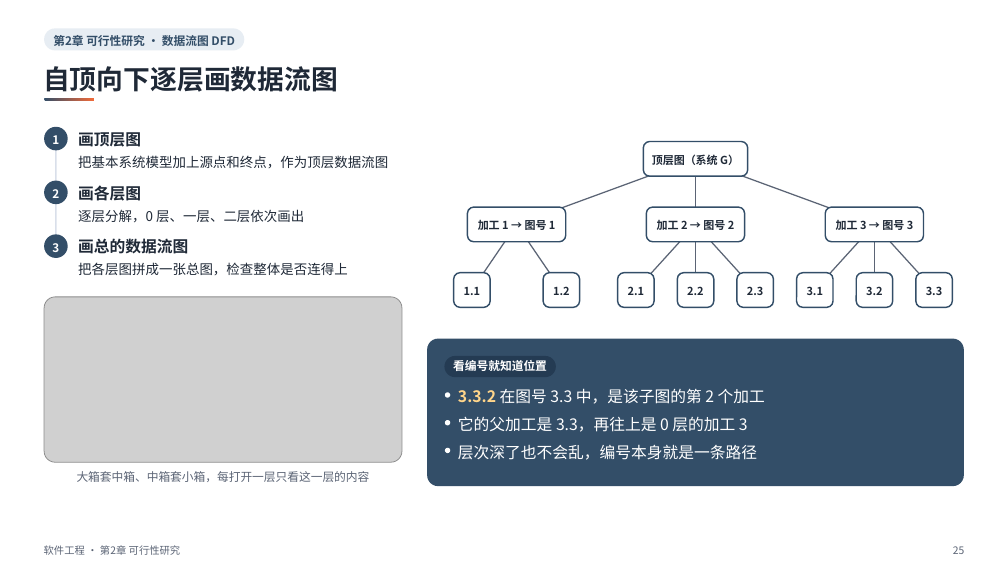
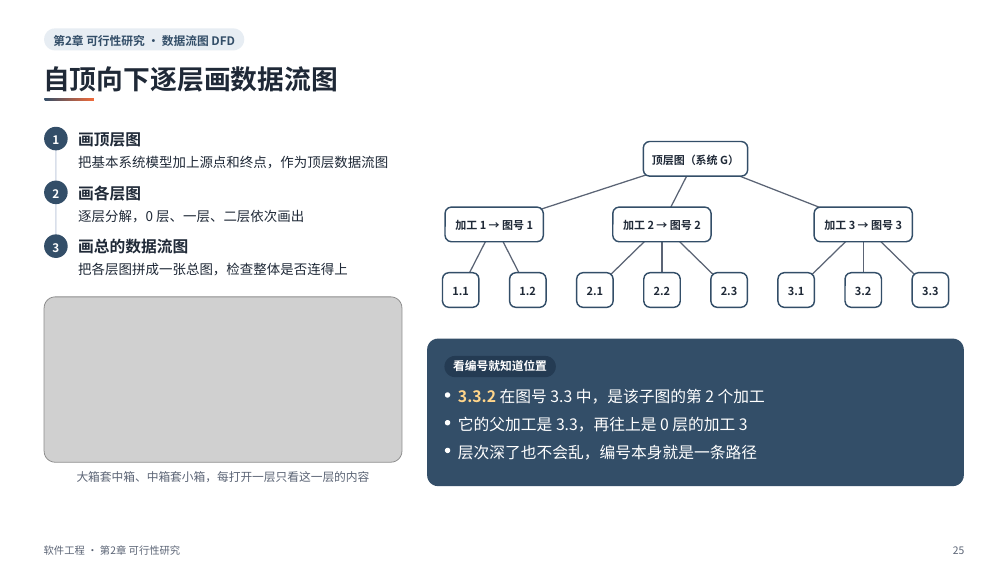
Before and after one commit to sweetcornna/JLU-remake, a slide deck: slide 25 of 大三上/软件工程/重制版PPT/第2章 可行性研究（重制版）.pptx. Drawn at 1008x567 pixels with LibreOffice and Linux fonts; fonts in the diff are those of the drawing; grey boxes stand for pictures. Boxes give left, top, right and bottom in pixels: in the first picture for what was removed or moved away, otherwise in the second. Text is boxed around its words. In the diff, an @@ line names an element or a change of style, - is before the commit and + after.

```diff
--- a/大三上/软件工程/重制版PPT/第2章 可行性研究（重制版）.pptx
+++ b/大三上/软件工程/重制版PPT/第2章 可行性研究（重制版）.pptx
@@ freeform shape: place and size @@
-freeform shape at <box>516,159,696,225</box>
+freeform shape at <box>495,159,696,225</box>
@@ freeform shape: place and size @@
-freeform shape at <box>696,159,696,225</box>
+freeform shape at <box>662,159,696,225</box>
@@ freeform shape: place and size @@
-freeform shape at <box>696,159,875,225</box>
+freeform shape at <box>696,159,864,225</box>
@@ 2 rounded rectangles, 1 text: place and size @@
-2 rounded rectangles, 1 text at <box>467,207,833,308</box>
+2 rounded rectangles, 1 text at <box>445,207,814,308</box>
@@ 3 texts, 3 rounded rectangles, 1 freeform shape: place and size @@
-3 texts, 3 rounded rectangles, 1 freeform shape at <box>543,207,745,308</box>
+3 texts, 3 rounded rectangles, 1 freeform shape at <box>510,207,712,308</box>
@@ 3 texts, 3 rounded rectangles, 1 freeform shape: place and size @@
-3 texts, 3 rounded rectangles, 1 freeform shape at <box>454,207,924,308</box>
+3 texts, 3 rounded rectangles, 1 freeform shape at <box>442,207,913,308</box>
@@ freeform shape: place and size @@
-freeform shape at <box>472,225,516,290</box>
+freeform shape at <box>461,225,494,290</box>
@@ freeform shape: place and size @@
-freeform shape at <box>516,225,561,290</box>
+freeform shape at <box>495,225,528,290</box>
@@ freeform shape: place and size @@
-freeform shape at <box>636,225,696,290</box>
+freeform shape at <box>595,225,662,290</box>
@@ freeform shape: place and size @@
-freeform shape at <box>696,225,755,290</box>
+freeform shape at <box>662,225,730,290</box>
@@ freeform shape: place and size @@
-freeform shape at <box>815,225,875,290</box>
+freeform shape at <box>796,225,864,290</box>
@@ freeform shape: place and size @@
-freeform shape at <box>875,225,935,290</box>
+freeform shape at <box>864,225,931,290</box>
@@ rounded rectangle: place and size @@
-rounded rectangle at <box>618,273,654,308</box>
+rounded rectangle at <box>577,273,613,308</box>
@@ text "2.1": place and size @@
-text "2.1" at <box>628,286,644,295</box>
+text "2.1" at <box>587,286,603,295</box>
@@ 2 texts, 1 rounded rectangle: place and size @@
-2 texts, 1 rounded rectangle at <box>478,218,774,308</box>
+2 texts, 1 rounded rectangle at <box>455,218,747,308</box>
@@ text "3.3": place and size @@
-text "3.3" at <box>926,286,942,295</box>
+text "3.3" at <box>922,286,938,295</box>
```
Also in this commit, not shown: 22 other slides changed, 11 other files.
